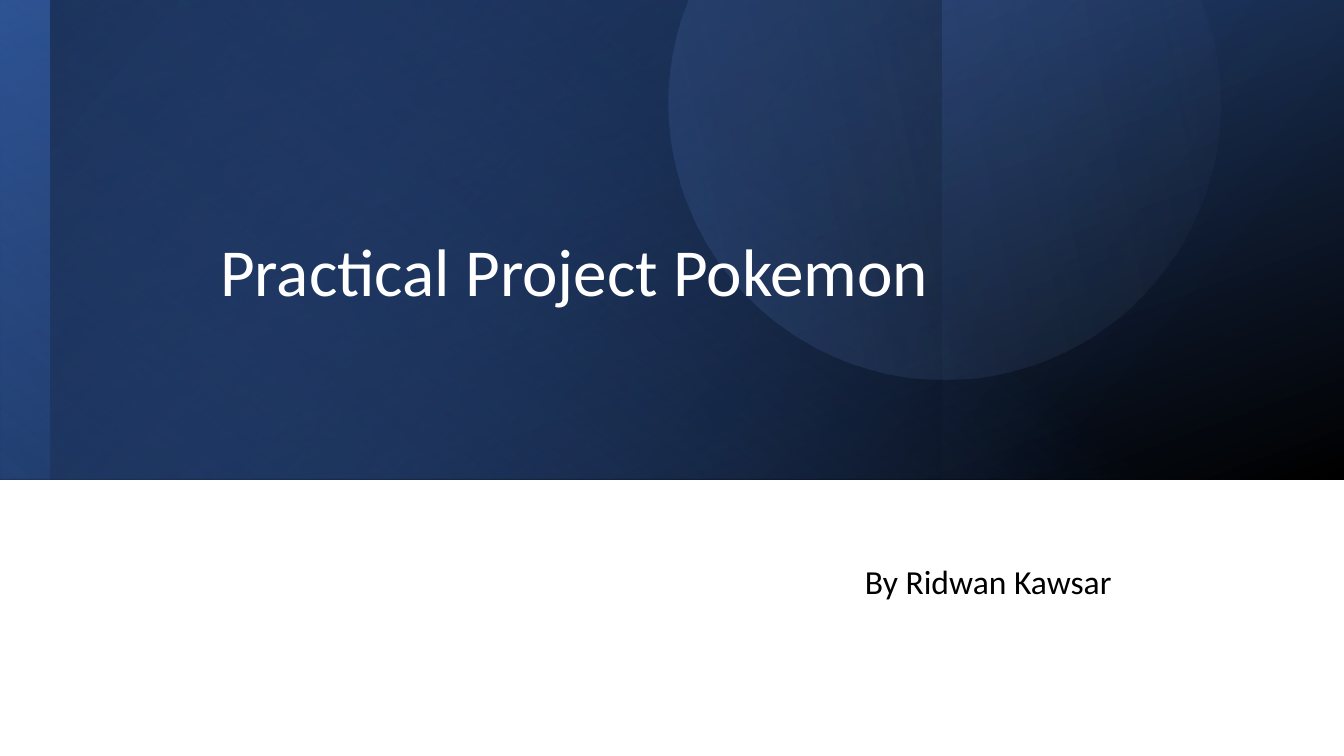
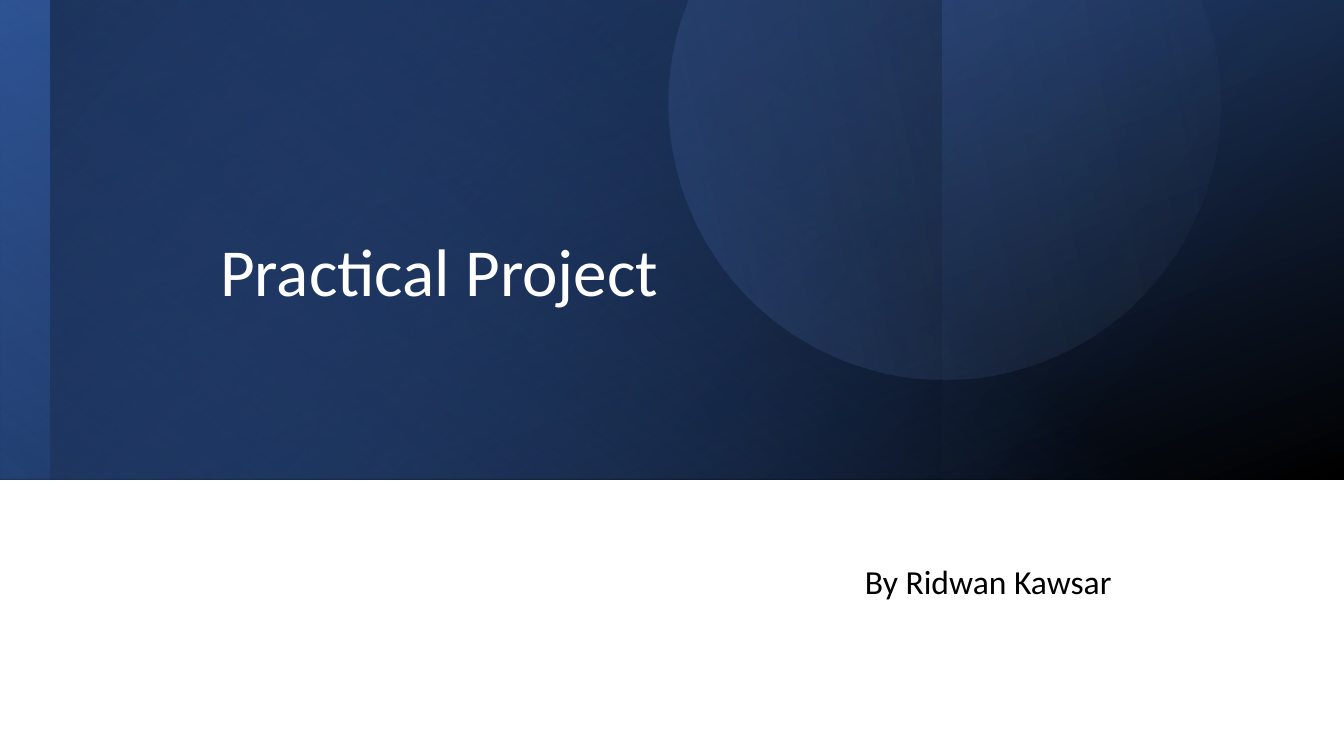
Before and after one commit to Ridwan-Kawsar/Practical_Project-Back_End-, a slide deck: slide 1 of PracticalProject/Documentation/PP Presentation.pptx. Drawn at 1344x756 pixels with LibreOffice and Linux fonts; fonts in the diff are those of the drawing. Boxes give left, top, right and bottom in pixels: in the first picture for what was removed or moved away, otherwise in the second. Text is boxed around its words. In the diff, an @@ line names an element or a change of style, - is before the commit and + after.

Commit message:
Final Presentation

```diff
--- a/PracticalProject/Documentation/PP Presentation.pptx
+++ b/PracticalProject/Documentation/PP Presentation.pptx
@@ title at (x1=220, y1=249, x2=659, y2=308): text changed @@
-Practical Project Pokemon
+Practical Project
```
Also in this commit, not shown: 1 other slide changed.
